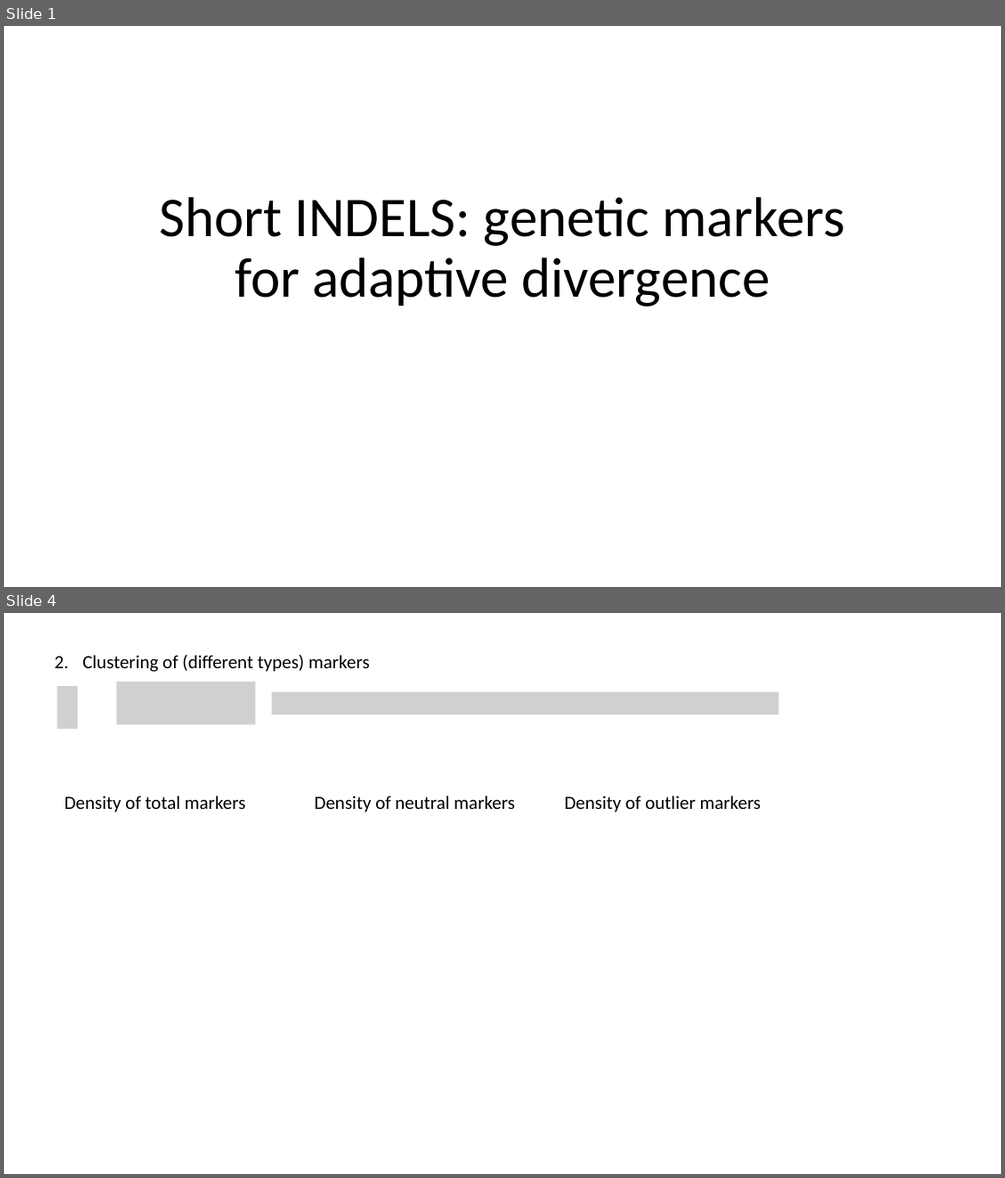
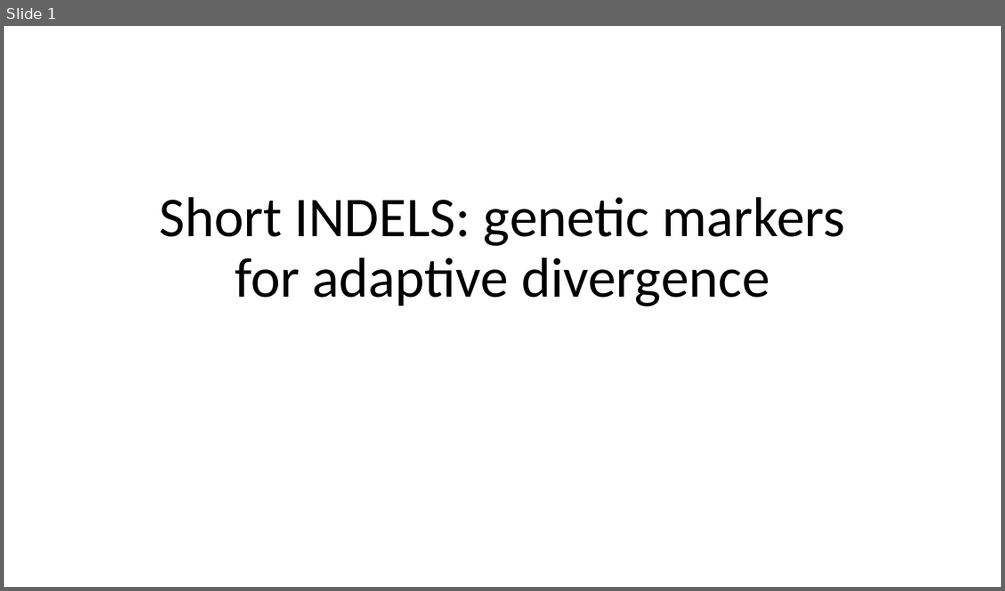
Before and after one commit to sam0per/Littorina_saxatilis_short_variants, a slide deck: short_genetic_variants/docs/short_indels.pptx. Shown one above the other, each under a label of ours: slides 1 and 4 before the commit, slide 1 after it; the slides between them are not shown. The pictures are 1005x1178 and 1005x591 pixels, drawn with LibreOffice and Linux fonts; fonts in the diff are those of the drawing; grey boxes stand for pictures. Boxes give left, top, right and bottom in pixels: in the first picture for what was removed or moved away, otherwise in the second. Text is boxed around its words. In the diff, an @@ line names an element or a change of style, - is before the commit and + after.

```diff
--- a/short_genetic_variants/docs/short_indels.pptx
+++ b/short_genetic_variants/docs/short_indels.pptx
@@ slide 4 removed at box(4, 613, 1001, 1174), background #FFFFFF @@
@@ text removed at box(82, 655, 370, 672) @@
-2. Clustering of (different types) markers
@@ picture removed at box(57, 686, 77, 729) @@
@@ picture removed at box(116, 682, 255, 725) @@
@@ picture removed at box(272, 692, 778, 714) @@
@@ text removed at box(65, 795, 246, 812) @@
-Density of total markers
@@ text removed at box(315, 795, 515, 812) @@
-Density of neutral markers
@@ text removed at box(565, 795, 761, 812) @@
-Density of outlier markers
```
Also in this commit, not shown: 2 slides changed, 8 slides added, 3 other files.
